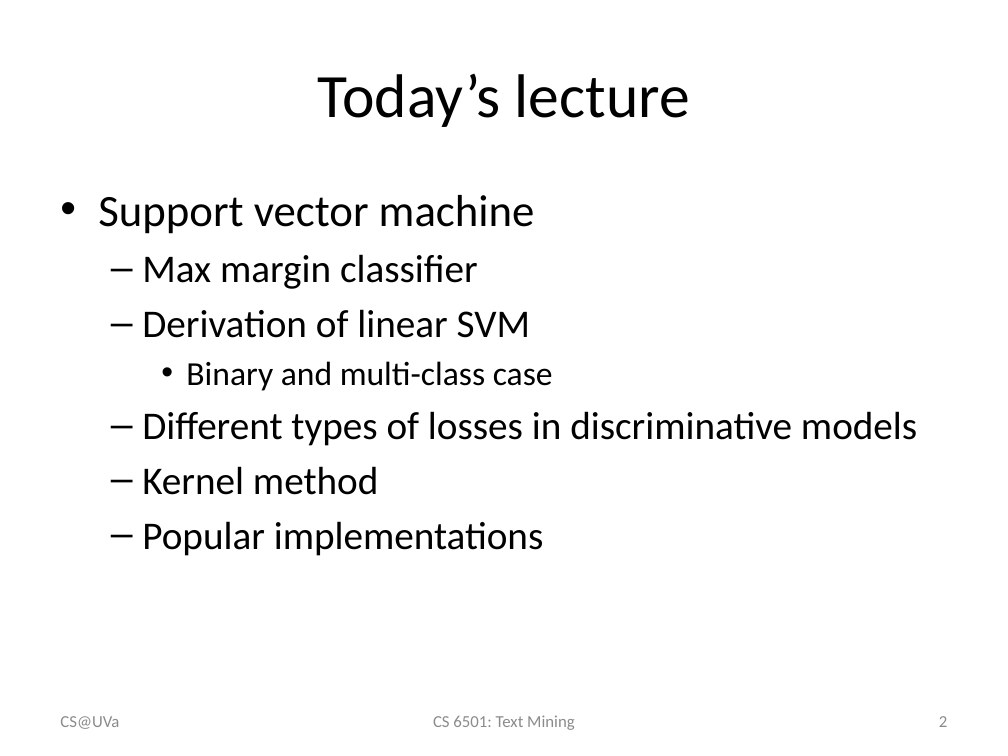
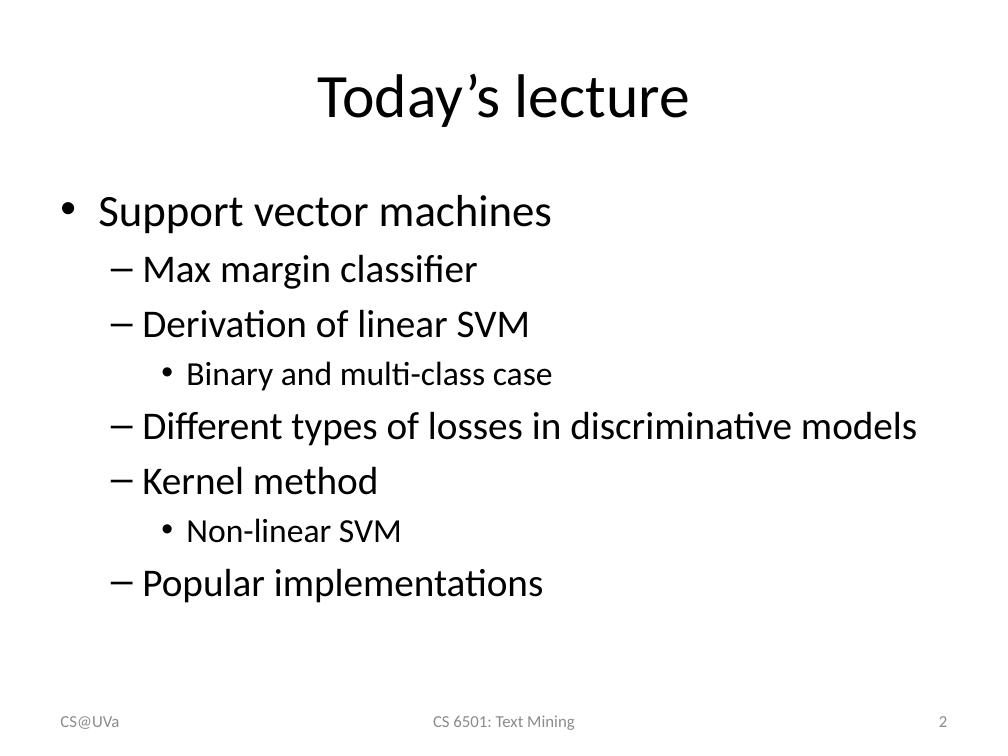
Before and after one commit to wang296/CS6501-Text-Mining, a slide deck: slide 2 of docs/svm.pptx. Drawn at 1008x756 pixels with LibreOffice and Linux fonts; fonts in the diff are those of the drawing. Boxes give left, top, right and bottom in pixels: in the first picture for what was removed or moved away, otherwise in the second. Text is boxed around its words. In the diff, an @@ line names an element or a change of style, - is before the commit and + after.

```diff
--- a/docs/svm.pptx
+++ b/docs/svm.pptx
@@ text at (98,195,552,234): text changed @@
-• Support vector machine
+• Support vector machines
@@ text at (186,518,402,543): paragraph added @@
+    • Non-linear SVM
```
Also in this commit, not shown: 8 other slides changed, 7 other files.
